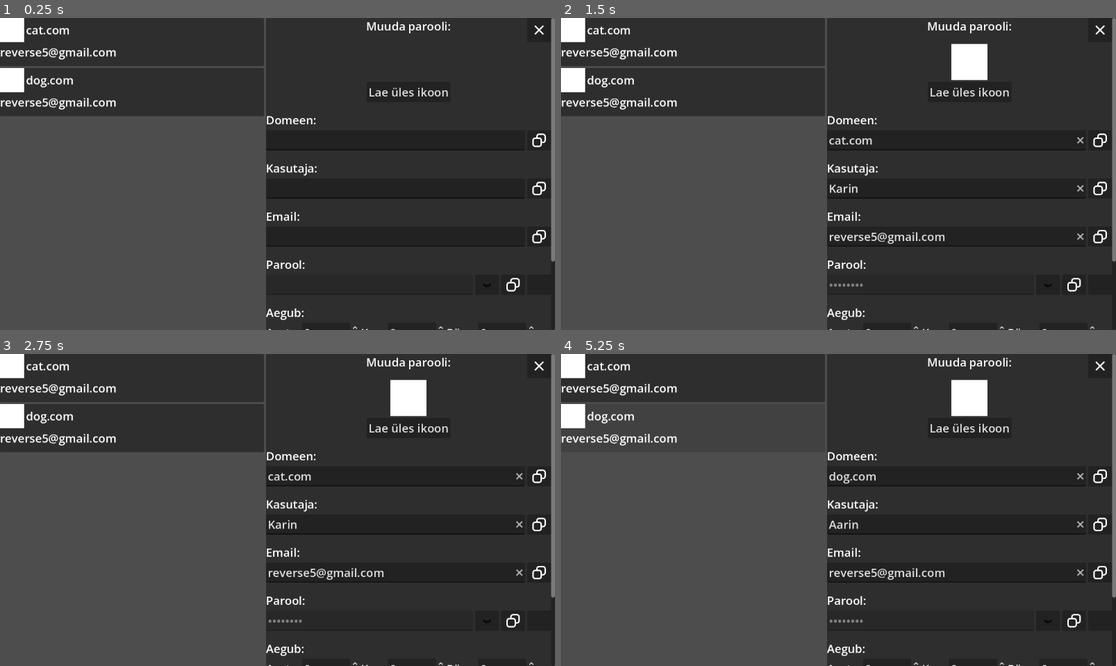
Above: before the commit, frames 1-4 (two rows, left to right).
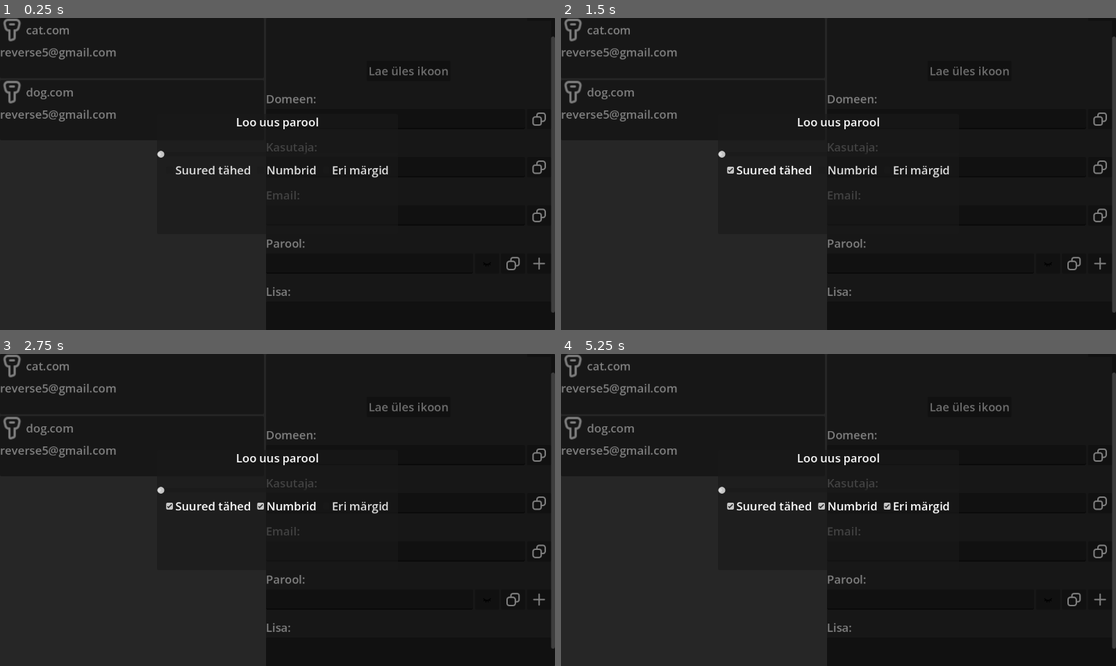
Above: after the commit, the same moments.

Repository: sander-lele/Password
Game: Godot game, scene res://main.tscn
Two runs of this game, one before a commit and one after it. Both use one fixed random seed, a clock stepped at 60 frames per second and the inputs below.
Inputs (mouse positions are in pixels of both pictures, inside the frame that each line leads up to; where the layout moved, square brackets give the same spot in the first picture):
- Up to frame 1 (0.25 s): no input
- Up to frame 2 (1.5 s): click (694, 49) [694, 42] at 0.5 s; click (771, 170) at 1.25 s, where only the run after the commit has a clickable "Suured tähed"
- Up to frame 3 (2.75 s): click (288, 506) at 2 s, where only the run after the commit has a clickable "Numbrid"
- Up to frame 4 (5.25 s): click (916, 506) at 2.75 s, where only the run after the commit has a clickable "Eri märgid"; click (1099, 600) [1099, 619] at 3.5 s; click (1099, 600) [1099, 619] at 4.25 s; click (694, 428) at 5.02 s

The runs differ from the first frame. In frame 1, 52% of the frame differs, in the area x 0-100%, y 0-100%; in frame 2, 53%; in frame 3, 53%; in frame 4, 59%.

Commit message:
password 0.6

Diff:
--- a/PasswordManager.gd
+++ b/PasswordManager.gd
@@ -1,6 +1,8 @@
 extends Control
 
 @export var PasswordHolder : VBoxContainer
+
+var DefaultIcon : Texture2D = load("res://icons/key.svg")
 
 var Passwords : Array[PasswordObject] = []
 var ShownPasswords : Array[PasswordObject] = []
@@ -14,7 +16,7 @@
 	print(Time.get_date_string_from_unix_time(Passwords[0].get_date_created()))
 	create_password_list()
 
-func create_password(Password : String, Username : String, Email : String = "", Domain : String = "", Desc : String = "", ExpireTime : float = 0,Icon : Texture2D = Texture2D.new()):
+func create_password(Password : String, Username : String, Email : String = "", Domain : String = "", Desc : String = "", ExpireTime : float = 0,Icon : Texture2D = DefaultIcon):
 	Passwords.append(PasswordObject.new(Passwords.size(),Password,Username,Email,Domain,Desc,ExpireTime,Icon))
 
 func create_password_list():
@@ -55,3 +57,7 @@
 
 func _on_info_panel_refresh_password_list() -> void:
 	create_password_list()
+
+
+func _on_new_pressed() -> void:
+	$Popup.popup_centered()
--- a/Passwordbutton.tscn
+++ b/Passwordbutton.tscn
@@ -4,7 +4,7 @@
 [ext_resource type="Script" uid="uid://b8ummktpbs4tb" path="res://passwordbutton.gd" id="2_u0lc8"]
 
 [node name="Panel" type="Button" unique_id=1364122898 node_paths=PackedStringArray("Icon", "Domain", "Email")]
-custom_minimum_size = Vector2(500, 100)
+custom_minimum_size = Vector2(500, 125)
 offset_right = 400.0
 offset_bottom = 100.0
 theme = ExtResource("1_tbyiq")
@@ -41,3 +41,4 @@
 [node name="Email" type="Label" parent="VBoxContainer" unique_id=444885737]
 layout_mode = 2
 vertical_alignment = 1
+clip_text = true
--- /dev/null
+++ b/expiry_data.gd
@@ -0,0 +1,23 @@
+extends HBoxContainer
+
+var Year : int = 0
+var Month : int = 0
+var Day : int = 0
+
+func convert_to_unix_float():
+	var time = Time.get_unix_time_from_datetime_string("%d-%d-%d" % [Year,Month,Day])
+	print(time)
+
+func _on_year_data_value_changed(value: int) -> void:
+	Year = value
+	convert_to_unix_float()
+
+
+func _on_month_data_value_changed(value: int) -> void:
+	Month = value
+	convert_to_unix_float()
+
+
+func _on_day_data_value_changed(value: int) -> void:
+	Day = value
+	convert_to_unix_float()
--- /dev/null
+++ b/icons/key.svg
@@ -0,0 +1 @@
+<svg xmlns="http://www.w3.org/2000/svg" width="16" height="16" fill="none" viewBox="0 0 16 16"><path fill="currentColor" fill-rule="evenodd" d="M10.313 7.488 9 7.653v5.37a.5.5 0 0 1-.353.478l-1.62.498-.006.001h-.008l-.007-.006-.005-.007v-.003L7 13.979V7.653l-1.313-.165a1.5 1.5 0 0 1-1.271-1.144l-.588-2.5A1.5 1.5 0 0 1 5.288 2h5.424a1.5 1.5 0 0 1 1.46 1.844l-.588 2.5a1.5 1.5 0 0 1-1.271 1.144m2.731-.8A3 3 0 0 1 10.5 8.976v4.046a2 2 0 0 1-1.412 1.911l-1.62.499A1.52 1.52 0 0 1 5.5 13.979V8.977a3 3 0 0 1-2.544-2.29l-.588-2.5A3 3 0 0 1 5.288.5h5.424a3 3 0 0 1 2.92 3.687zM6.75 3.5a.75.75 0 0 0 0 1.5h2.5a.75.75 0 0 0 0-1.5z" clip-rule="evenodd"/></svg>
--- a/info_panel.gd
+++ b/info_panel.gd
@@ -61,9 +61,11 @@
 
 
 func _on_disc_text_changed() -> void:
-	print("cat")
 	emit_signal("ChangePasswordValue",SelectedPassObj,"Desc",DiscText.text)
 
+func _on_password_text_submitted(new_text: String) -> void:
+		emit_signal("ChangePasswordValue",SelectedPassObj,"Password",new_text)
+		emit_signal("RefreshPasswordList")
 
 func _on_domain_copy_pressed() -> void:
 	DisplayServer.clipboard_set(DomainText.text)
--- a/main.tscn
+++ b/main.tscn
@@ -6,6 +6,9 @@
 [ext_resource type="Texture2D" uid="uid://b86b5xitgi3oy" path="res://icons/xmark.svg" id="4_1bvp3"]
 [ext_resource type="Texture2D" uid="uid://bca75262u3obp" path="res://icons/eye-closed.svg" id="5_7mycd"]
 [ext_resource type="Texture2D" uid="uid://c1hbqsxqm015d" path="res://icons/copy.svg" id="5_lquwl"]
+[ext_resource type="Texture2D" uid="uid://dqe0odaql33qf" path="res://icons/plus.svg" id="6_5vw27"]
+[ext_resource type="Script" uid="uid://iu2l4lggpwbw" path="res://expiry_data.gd" id="6_272bh"]
+[ext_resource type="Script" uid="uid://15htgu216xmn" path="res://password_gen.gd" id="9_kek77"]
 
 [node name="Main" type="Control" unique_id=1464287646 node_paths=PackedStringArray("PasswordHolder")]
 top_level = true
@@ -59,6 +62,7 @@
 anchor_bottom = 1.0
 grow_horizontal = 2
 grow_vertical = 2
+scroll_vertical = 44
 
 [node name="VBoxContainer" type="VBoxContainer" parent="HBox/InfoPanel/ScrollContainer" unique_id=755959370]
 layout_mode = 2
@@ -179,7 +183,6 @@
 layout_mode = 2
 size_flags_horizontal = 3
 focus_mode = 1
-editable = false
 clear_button_enabled = true
 select_all_on_focus = true
 secret = true
@@ -200,8 +203,11 @@
 [node name="New" type="Button" parent="HBox/InfoPanel/ScrollContainer/VBoxContainer/Password/HBoxContainer" unique_id=248226129]
 custom_minimum_size = Vector2(50, 0)
 layout_mode = 2
+icon = ExtResource("6_5vw27")
+icon_alignment = 1
 
 [node name="Expiry" type="VBoxContainer" parent="HBox/InfoPanel/ScrollContainer/VBoxContainer" unique_id=294393851]
+visible = false
 layout_mode = 2
 size_flags_horizontal = 3
 
@@ -211,6 +217,9 @@
 
 [node name="ExpiryData" type="HBoxContainer" parent="HBox/InfoPanel/ScrollContainer/VBoxContainer/Expiry" unique_id=1043594939]
 layout_mode = 2
+theme_override_constants/separation = 6
+alignment = 1
+script = ExtResource("6_272bh")
 
 [node name="YearText" type="Label" parent="HBox/InfoPanel/ScrollContainer/VBoxContainer/Expiry/ExpiryData" unique_id=1986576494]
 layout_mode = 2
@@ -219,20 +228,21 @@
 [node name="YearData" type="SpinBox" parent="HBox/InfoPanel/ScrollContainer/VBoxContainer/Expiry/ExpiryData" unique_id=702930928]
 layout_mode = 2
 size_flags_horizontal = 4
-
-[node name="MonthText2" type="Label" parent="HBox/InfoPanel/ScrollContainer/VBoxContainer/Expiry/ExpiryData" unique_id=1602707693]
+rounded = true
+
+[node name="MonthText" type="Label" parent="HBox/InfoPanel/ScrollContainer/VBoxContainer/Expiry/ExpiryData" unique_id=1602707693]
 layout_mode = 2
 text = "Kuu:"
 
-[node name="MonthData2" type="SpinBox" parent="HBox/InfoPanel/ScrollContainer/VBoxContainer/Expiry/ExpiryData" unique_id=1640436839]
-layout_mode = 2
-size_flags_horizontal = 4
-
-[node name="MonthText3" type="Label" parent="HBox/InfoPanel/ScrollContainer/VBoxContainer/Expiry/ExpiryData" unique_id=837663517]
+[node name="MonthData" type="SpinBox" parent="HBox/InfoPanel/ScrollContainer/VBoxContainer/Expiry/ExpiryData" unique_id=1640436839]
+layout_mode = 2
+size_flags_horizontal = 4
+
+[node name="YearText2" type="Label" parent="HBox/InfoPanel/ScrollContainer/VBoxContainer/Expiry/ExpiryData" unique_id=837663517]
 layout_mode = 2
 text = "Päev:"
 
-[node name="MonthData3" type="SpinBox" parent="HBox/InfoPanel/ScrollContainer/VBoxContainer/Expiry/ExpiryData" unique_id=1073247642]
+[node name="DayData" type="SpinBox" parent="HBox/InfoPanel/ScrollContainer/VBoxContainer/Expiry/ExpiryData" unique_id=1073247642]
 layout_mode = 2
 size_flags_horizontal = 4
 
@@ -266,6 +276,79 @@
 access = 2
 filters = PackedStringArray("*.png", "*.jpg", "*.jpeg")
 use_native_dialog = true
+
+[node name="PasswordGen" type="ColorRect" parent="." unique_id=1246487249 node_paths=PackedStringArray("ResultString", "LenghtSlider", "CapCheck", "NumCheck", "SymCheck")]
+layout_mode = 1
+anchors_preset = 15
+anchor_right = 1.0
+anchor_bottom = 1.0
+grow_horizontal = 2
+grow_vertical = 2
+color = Color(0, 0, 0, 0.5019608)
+script = ExtResource("9_kek77")
+ResultString = NodePath("Panel/VBoxContainer/Result")
+LenghtSlider = NodePath("Panel/VBoxContainer/HSlider")
+CapCheck = NodePath("Panel/VBoxContainer/HBoxContainer/Caps")
+NumCheck = NodePath("Panel/VBoxContainer/HBoxContainer/Nums")
+SymCheck = NodePath("Panel/VBoxContainer/HBoxContainer/Syms")
+
+[node name="Panel" type="Panel" parent="PasswordGen" unique_id=271347048]
+custom_minimum_size = Vector2(500, 250)
+layout_mode = 1
+anchors_preset = 8
+anchor_left = 0.5
+anchor_top = 0.5
+anchor_right = 0.5
+anchor_bottom = 0.5
+offset_left = -20.0
+offset_top = -20.0
+offset_right = 20.0
+offset_bottom = 20.0
+grow_horizontal = 2
+grow_vertical = 2
+
+[node name="VBoxContainer" type="VBoxContainer" parent="PasswordGen/Panel" unique_id=1837092483]
+layout_mode = 1
+anchors_preset = 15
+anchor_right = 1.0
+anchor_bottom = 1.0
+grow_horizontal = 2
+grow_vertical = 2
+
+[node name="Label" type="Label" parent="PasswordGen/Panel/VBoxContainer" unique_id=1742994916]
+layout_mode = 2
+text = "Loo uus parool"
+horizontal_alignment = 1
+vertical_alignment = 1
+
+[node name="Result" type="Label" parent="PasswordGen/Panel/VBoxContainer" unique_id=847995047]
+layout_mode = 2
+horizontal_alignment = 1
+vertical_alignment = 1
+
+[node name="HSlider" type="HSlider" parent="PasswordGen/Panel/VBoxContainer" unique_id=1735885510]
+layout_mode = 2
+min_value = 6.0
+max_value = 32.0
+value = 6.0
+rounded = true
+tick_count = 2
+
+[node name="HBoxContainer" type="HBoxContainer" parent="PasswordGen/Panel/VBoxContainer" unique_id=1038217326]
+layout_mode = 2
+alignment = 1
+
+[node name="Caps" type="CheckBox" parent="PasswordGen/Panel/VBoxContainer/HBoxContainer" unique_id=1475617973]
+layout_mode = 2
+text = "Suured tähed"
+
+[node name="Nums" type="CheckBox" parent="PasswordGen/Panel/VBoxContainer/HBoxContainer" unique_id=963526422]
+layout_mode = 2
+text = "Numbrid"
+
+[node name="Syms" type="CheckBox" parent="PasswordGen/Panel/VBoxContainer/HBoxContainer" unique_id=931630211]
+layout_mode = 2
+text = "Eri märgid"
 
 [connection signal="gui_input" from="." to="." method="_on_gui_input"]
 [connection signal="ChangePasswordValue" from="HBox/InfoPanel" to="." method="_on_info_panel_change_password_value"]
@@ -278,8 +361,14 @@
 [connection signal="pressed" from="HBox/InfoPanel/ScrollContainer/VBoxContainer/User/HBoxContainer/Copy" to="HBox/InfoPanel" method="_on_user_copy_pressed"]
 [connection signal="text_submitted" from="HBox/InfoPanel/ScrollContainer/VBoxContainer/Email/HBoxContainer/Data" to="HBox/InfoPanel" method="_on_email_text_submitted"]
 [connection signal="pressed" from="HBox/InfoPanel/ScrollContainer/VBoxContainer/Email/HBoxContainer/Copy" to="HBox/InfoPanel" method="_on_email_copy_pressed"]
+[connection signal="text_submitted" from="HBox/InfoPanel/ScrollContainer/VBoxContainer/Password/HBoxContainer/Data" to="HBox/InfoPanel" method="_on_password_text_submitted"]
 [connection signal="toggled" from="HBox/InfoPanel/ScrollContainer/VBoxContainer/Password/HBoxContainer/Show" to="HBox/InfoPanel" method="_on_show_toggled"]
 [connection signal="pressed" from="HBox/InfoPanel/ScrollContainer/VBoxContainer/Password/HBoxContainer/Copy" to="HBox/InfoPanel" method="_on_password_copy_pressed"]
+[connection signal="pressed" from="HBox/InfoPanel/ScrollContainer/VBoxContainer/Password/HBoxContainer/New" to="." method="_on_new_pressed"]
+[connection signal="value_changed" from="HBox/InfoPanel/ScrollContainer/VBoxContainer/Expiry/ExpiryData/YearData" to="HBox/InfoPanel/ScrollContainer/VBoxContainer/Expiry/ExpiryData" method="_on_year_data_value_changed"]
+[connection signal="value_changed" from="HBox/InfoPanel/ScrollContainer/VBoxContainer/Expiry/ExpiryData/MonthData" to="HBox/InfoPanel/ScrollContainer/VBoxContainer/Expiry/ExpiryData" method="_on_month_data_value_changed"]
+[connection signal="value_changed" from="HBox/InfoPanel/ScrollContainer/VBoxContainer/Expiry/ExpiryData/DayData" to="HBox/InfoPanel/ScrollContainer/VBoxContainer/Expiry/ExpiryData" method="_on_day_data_value_changed"]
 [connection signal="text_changed" from="HBox/InfoPanel/ScrollContainer/VBoxContainer/Disc/Data" to="HBox/InfoPanel" method="_on_disc_text_changed"]
 [connection signal="pressed" from="HBox/InfoPanel/ScrollContainer/Exitbutton" to="HBox/InfoPanel" method="_on_exitbutton_pressed"]
 [connection signal="file_selected" from="FileDialog" to="HBox/InfoPanel" method="_on_file_dialog_file_selected"]
+[connection signal="value_changed" from="PasswordGen/Panel/VBoxContainer/HSlider" to="PasswordGen" method="_on_h_slider_value_changed"]
--- /dev/null
+++ b/password_gen.gd
@@ -0,0 +1,29 @@
+extends ColorRect
+
+@export var ResultString : Label
+@export var LenghtSlider : HSlider
+@export var CapCheck : CheckBox
+@export var NumCheck : CheckBox
+@export var SymCheck : CheckBox
+
+var SmallCharString = "abcdefghijklmnopqrstuvwxyz"
+var BigCharString = "ABCDEFGHIJKLMNOPQRSTUVWXYZ"
+var NumChars = "1234567890"
+var SpecSymbalsString = "!#%&/()=?{}[]<>|;:-_*'"
+
+func generate_password():
+	var RandString : String = SmallCharString
+	var result : String = ""
+	if CapCheck.button_pressed == true:
+		RandString += BigCharString
+	if NumCheck.button_pressed == true:
+		RandString += NumChars
+	if SymCheck.button_pressed == true:
+		RandString += SpecSymbalsString
+	for i in LenghtSlider.value:
+		result += RandString[randi_range(0,RandString.length() - 1)]
+	ResultString.text = result
+
+
+func _on_h_slider_value_changed(value: float) -> void:
+	generate_password()
Not shown, added: expiry_data.gd.uid
Not shown, added: icons/key.svg.import
Not shown, added: password_gen.gd.uid
